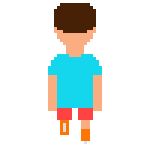
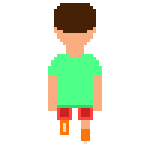
The second (150, 150) image is a revision of the first. Changes to its layers:
added layer "Layer 7" above "Layer 6" over [48, 54, 102, 117]
